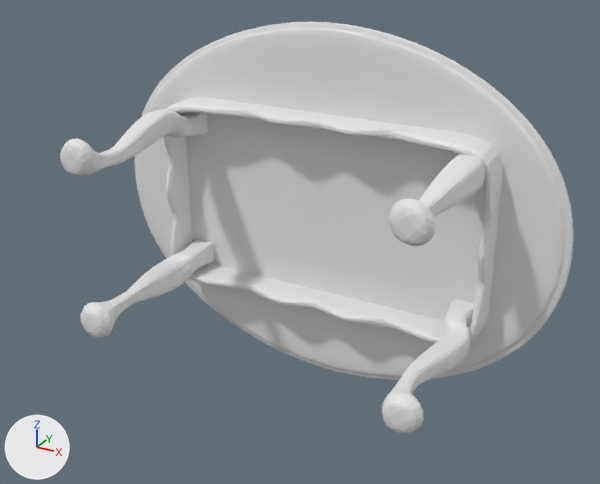
An edit to the OBJ model Datasets/UnifiedPreprocessed/Data/RoundTable/D00492_unified.obj, drawn before and after from the same camera.
One viewpoint serves both versions: a 50 mm lens placed at (0.728, -1.322, 0.634), pointed at (0.042, -0.075, 0.011). Lighting does not change. The marker at lower left points along +X, +Y and +Z. The first picture is the older version. Where no turn or scale is listed for an object, it has been applied to the vertices.

Names of what the first picture shows: 'D00492_unified'.
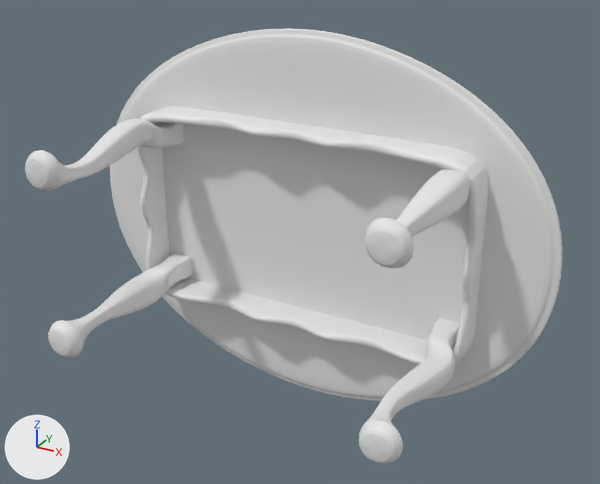
Changed parts and their boxes (x1, y1, x2, y2) in the pictures (600 x 484 px):
'D00492_unified', reshaped
    before: (60, 22, 574, 433)
    after: (25, 29, 562, 464)
part 1 of me_d00492_unified, rebuilt
    before: (135, 22, 574, 380)
    after: (110, 29, 562, 401)
part 2 of me_d00492_unified, rebuilt (7% wider, 6% taller)
    before: (80, 239, 214, 337)
    after: (48, 253, 192, 357)
part 3 of me_d00492_unified, rebuilt (7% wider)
    before: (60, 109, 208, 177)
    after: (25, 119, 184, 191)
part 4 of me_d00492_unified, rebuilt (9% wider, 9% taller)
    before: (389, 155, 485, 246)
    after: (365, 169, 470, 268)
part 5 of me_d00492_unified, built on
    before: (382, 299, 475, 433)
    after: (359, 318, 459, 464)

The change in detail:
me_d00492_unified is used by ob_d00492_unified; location (0.0, 0.0, 0.0).
me_d00492_unified had 2510 vertices, 5000 faces and spanned x -0.502..0.498, y -0.267..0.145, z -0.382..0.382.
me_d00492_unified now has 7913 vertices, 15806 faces and spans x -0.501..0.499, y -0.354..0.057, z -0.382..0.382.
me_d00492_unified part 1: the loose piece of 1304 vertices spanning x -0.502..0.498, y 0.036..0.145, z -0.382..0.382 is rebuilt with 3570 vertices and now spans x -0.501..0.499, y -0.051..0.057, z -0.382..0.382.
me_d00492_unified part 2: the loose piece of 304 vertices spanning x -0.359..-0.286, y -0.267..0.11, z -0.206..-0.131 is rebuilt with 1085 vertices and now spans x -0.359..-0.286, y -0.354..0.023, z -0.204..-0.131.
me_d00492_unified part 3: the loose piece of 300 vertices spanning x -0.359..-0.286, y -0.267..0.109, z 0.131..0.203 is rebuilt with 1086 vertices and now spans x -0.359..-0.286, y -0.354..0.022, z 0.131..0.205.
me_d00492_unified part 4: the loose piece of 299 vertices spanning x 0.288..0.36, y -0.267..0.109, z 0.132..0.204 is rebuilt with 1086 vertices and now spans x 0.288..0.361, y -0.354..0.022, z 0.131..0.204.
me_d00492_unified part 5: 302 vertices removed from x 0.29..0.363, y -0.266..0.11, z -0.204..-0.13; 1085 vertices added at x 0.289..0.363, y -0.354..0.022, z -0.205..-0.131.
